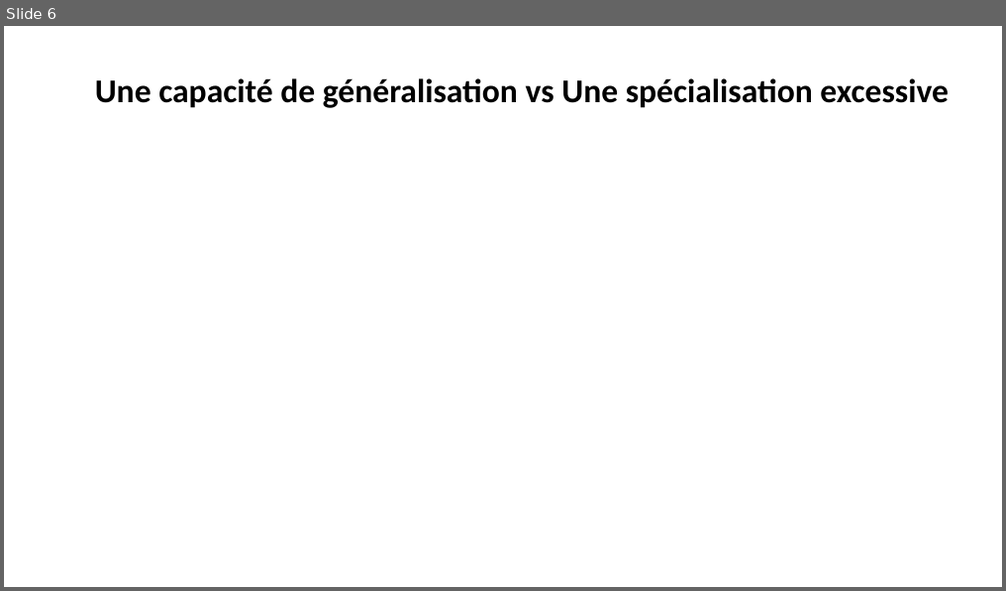
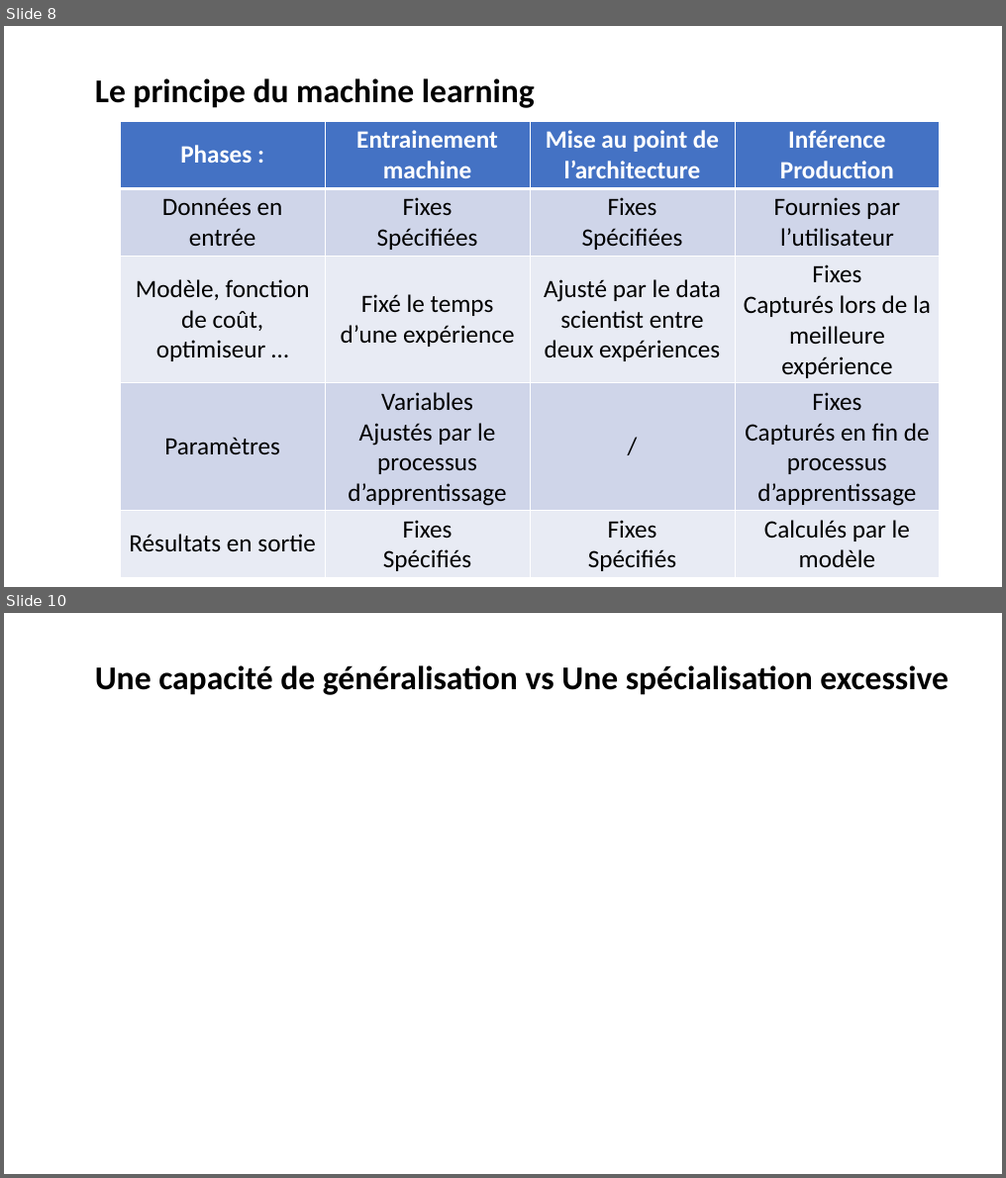
Before and after one commit to laurentprudhon/cours-deeplearning-2020, a slide deck: slides/02_production.pptx. Shown one above the other, each under a label of ours: slide 6 before the commit, slides 8 and 10 after it; the slides between them are not shown. The pictures are 1006x591 and 1006x1178 pixels, drawn with LibreOffice and Linux fonts; fonts in the diff are those of the drawing. Boxes give left, top, right and bottom in pixels: in the first picture for what was removed or moved away, otherwise in the second. Text is boxed around its words. In the diff, an @@ line names an element or a change of style, - is before the commit and + after.

```diff
--- a/slides/02_production.pptx
+++ b/slides/02_production.pptx
@@ slide 8 added at (x1=4, y1=26, x2=1002, y2=587), background #FFFFFF @@
@@ text added at (x1=95, y1=78, x2=535, y2=108), 32 pt, text #000000, bold @@
+Le principe du machine learning
@@ table added at (x1=120, y1=121, x2=941, y2=577), 5 rows, 4 columns @@
+Phases : | Entrainement / machine | Mise au point de l’architecture | Inférence / Production
+Données en entrée | Fixes / Spécifiées | Fixes / Spécifiées | Fournies par l’utilisateur
+Modèle, fonction de coût, optimiseur … | Fixé le temps d’une expérience | Ajusté par le data scientist entre deux expériences | Fixes / Capturés lors de la meilleure expérience
+Paramètres | Variables / Ajustés par le processus d’apprentissage | / | Fixes / Capturés en fin de processus d’apprentissage
+Résultats en sortie | Fixes / Spécifiés | Fixes / Spécifiés | Calculés par le modèle
@@ what was slide 6 is now slide 10 @@
```
Also in this commit, not shown: 2 slides changed, 5 other slides added, 15 slides removed.
